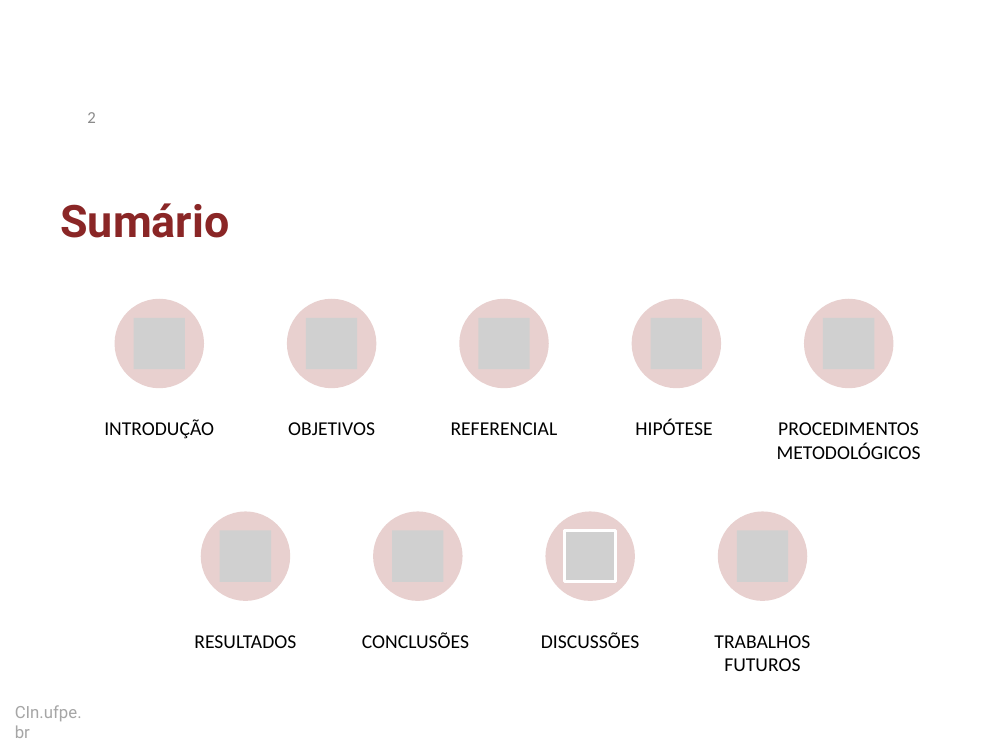
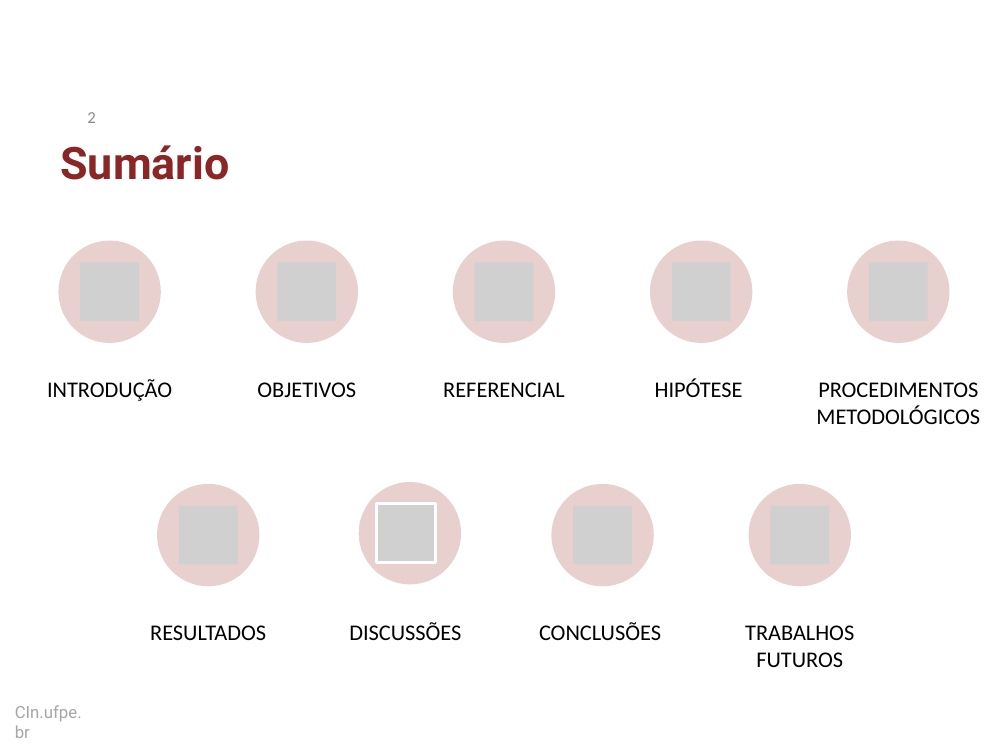
Before and after one commit to dan1lo/doutoradoR, a slide deck: slide 2 of apresentacao doutorado simplificado.pptx. Drawn at 1008x756 pixels with LibreOffice and Linux fonts; fonts in the diff are those of the drawing; grey boxes stand for pictures; background and template pictures are left out. Boxes give left, top, right and bottom in pixels: in the first picture for what was removed or moved away, otherwise in the second. Text is boxed around its words. In the diff, an @@ line names an element or a change of style, - is before the commit and + after.

```diff
--- a/apresentacao doutorado simplificado.pptx
+++ b/apresentacao doutorado simplificado.pptx
@@ title "Sumário": place and size @@
-title "Sumário" at [60,203,229,238]
+title "Sumário" at [60,145,229,180]
@@ ellipse: place and size @@
-ellipse at [115,298,205,388]
+ellipse at [58,241,161,344]
@@ picture: place and size @@
-picture at [134,318,185,369]
+picture at [81,262,139,321]
@@ ellipse: place and size @@
-ellipse at [287,298,377,388]
+ellipse at [256,241,359,344]
@@ ellipse: place and size @@
-ellipse at [460,298,549,388]
+ellipse at [453,241,555,344]
@@ picture: place and size @@
-picture at [479,318,530,369]
+picture at [475,262,533,321]
@@ ellipse: place and size @@
-ellipse at [632,298,722,388]
+ellipse at [650,241,753,344]
@@ ellipse: place and size @@
-ellipse at [804,298,894,388]
+ellipse at [847,241,950,344]
@@ text "INTRODUÇÃO": place and size @@
-text "INTRODUÇÃO" at [104,419,214,439]
+text "INTRODUÇÃO" at [47,379,172,401]
@@ text "OBJETIVOS": place and size @@
-text "OBJETIVOS" at [288,422,375,435]
+text "OBJETIVOS" at [257,382,356,397]
@@ text "REFERENCIAL": place and size @@
-text "REFERENCIAL" at [451,422,558,435]
+text "REFERENCIAL" at [443,382,564,397]
@@ text "HIPÓTESE": place and size @@
-text "HIPÓTESE" at [635,419,712,435]
+text "HIPÓTESE" at [655,378,743,397]
@@ text "PROCEDIMENTOS METODOLÓGICOS": place and size @@
-text "PROCEDIMENTOS METODOLÓGICOS" at [777,422,921,459]
+text "PROCEDIMENTOS METODOLÓGICOS" at [816,382,980,424]
@@ ellipse: place and size @@
-ellipse at [201,511,290,601]
+ellipse at [157,484,260,587]
@@ ellipse: place and size @@
-ellipse at [373,511,463,601]
+ellipse at [359,482,462,585]
@@ ellipse: place and size @@
-ellipse at [545,511,635,601]
+ellipse at [551,484,654,587]
@@ ellipse: place and size @@
-ellipse at [718,511,807,601]
+ellipse at [749,484,852,587]
@@ group added at [178,262,927,564]: 7 pictures @@
@@ group removed at [220,318,875,582]: 7 pictures @@
@@ text "RESULTADOS": place and size @@
-text "RESULTADOS" at [194,635,296,648]
+text "RESULTADOS" at [150,625,266,640]
@@ size 14 to 16 pt in 9 elements at [745,625,854,667], [150,625,266,640], [443,382,564,397], [655,378,743,397], [257,382,356,397], [47,379,172,401], [816,382,980,424], [539,622,661,640], [349,622,461,640] @@
@@ text "DISCUSSÕES": place and size @@
-text "DISCUSSÕES" at [541,632,640,648]
+text "DISCUSSÕES" at [349,622,461,640]
@@ text "CONCLUSÕES": place and size @@
-text "CONCLUSÕES" at [362,632,469,648]
+text "CONCLUSÕES" at [539,622,661,640]
@@ text "TRABALHOS FUTUROS": place and size @@
-text "TRABALHOS FUTUROS" at [714,635,810,671]
+text "TRABALHOS FUTUROS" at [745,625,854,667]
```
Also in this commit, not shown: 24 other slides changed, 2 slides added, 7 slides removed.
